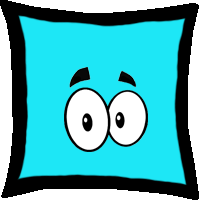
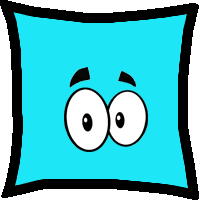
Two versions of the same layered image (200x200). Layer-by-layer changes:
hid "Layer 3" over [13, 12, 188, 189]
